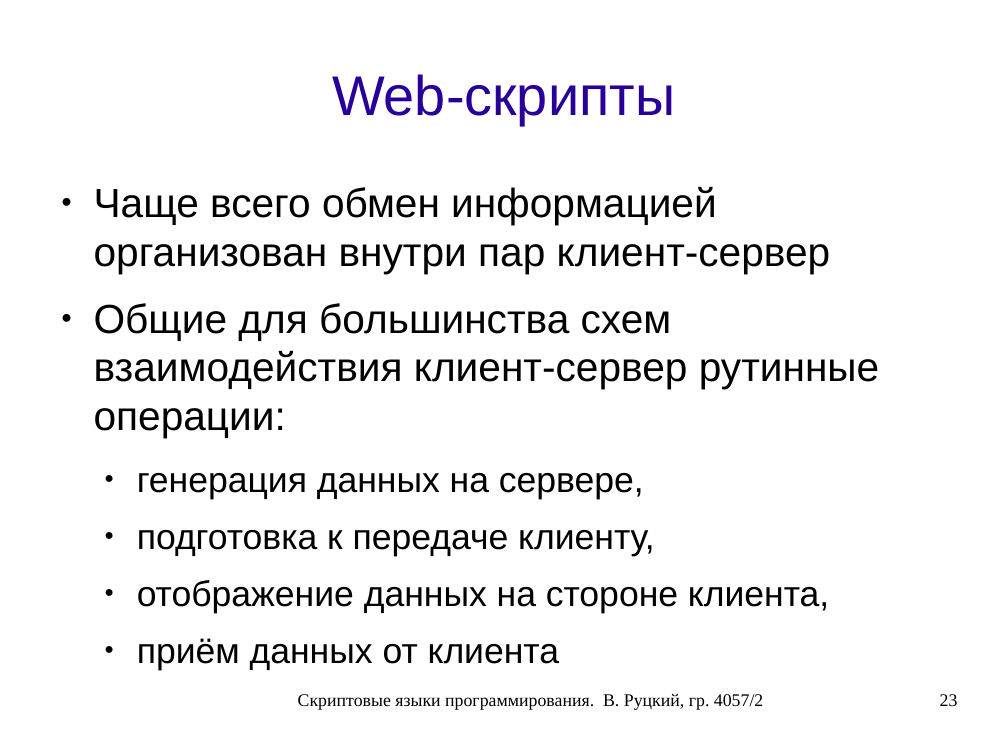
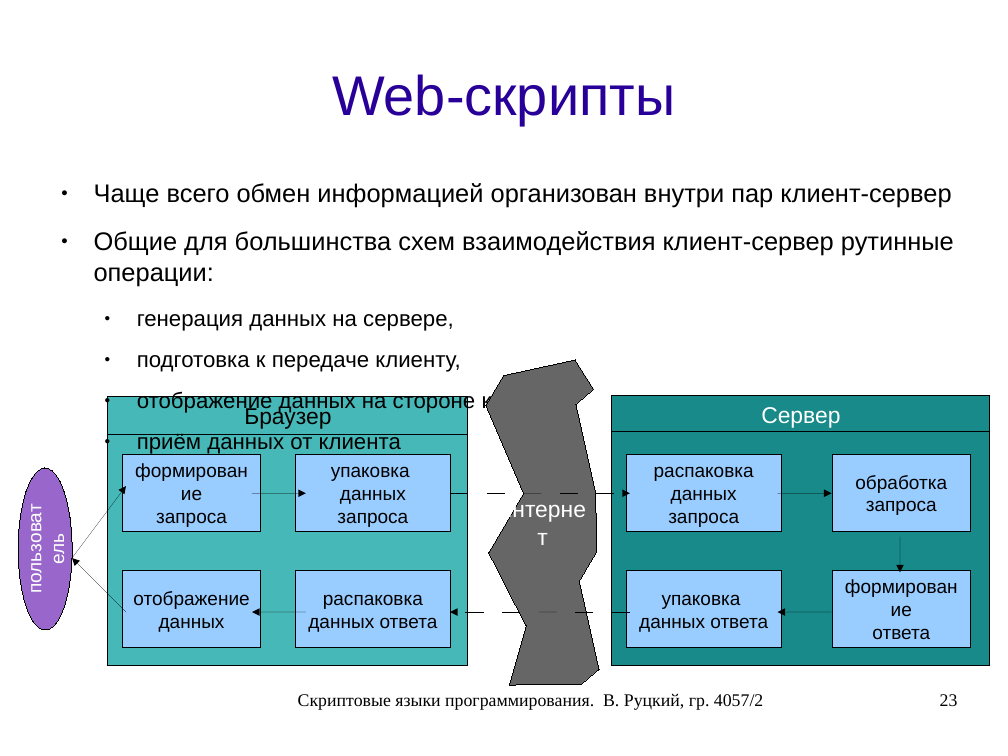
Before and after one commit to rutsky/semester07, a slide deck: slide 23 of Operation_systems/scripting_languages/40572_Rutsky_Scripting_languages.odp. Drawn at 1008x756 pixels with LibreOffice and Linux fonts; fonts in the diff are those of the drawing. Boxes give left, top, right and bottom in pixels: in the first picture for what was removed or moved away, otherwise in the second. Text is boxed around its words. In the diff, an @@ line names an element or a change of style, - is before the commit and + after.

```diff
--- a/Operation_systems/scripting_languages/40572_Rutsky_Scripting_languages.odp
+++ b/Operation_systems/scripting_languages/40572_Rutsky_Scripting_languages.odp
@@ text "Чаще всего обмен информацией организован ..." at bbox=[94, 183, 954, 455]: size 32 to 20 pt in "Чаще всего обмен информацией организован внутри пар ...", "Общие для большинства схем взаимодействия клиент-сервер рути ..."; size 28 to 17.5 pt in "генерация данных на сервере,", "подготовка к передаче клиенту,", "отображение данных на стороне клиента,", "приём данных от клиента" @@
@@ freeform shape added at bbox=[486, 360, 599, 686], fill #666666, outline #000000 0 pt, 18 pt, text #FFFFFF @@
+интернет
@@ rectangle added at bbox=[108, 396, 468, 434], fill #47B8B8, outline #000000 0 pt, 18 pt, text #000000 @@
+Браузер
@@ rectangle added at bbox=[612, 396, 990, 432], fill #198A8A, outline #000000 0 pt, 18 pt, text #FFFFFF @@
+Сервер
@@ rectangle added at bbox=[108, 432, 468, 666], fill #47B8B8, outline #000000 0 pt @@
@@ rectangle added at bbox=[612, 432, 990, 666], fill #198A8A, outline #000000 0 pt @@
@@ ellipse added at bbox=[18, 468, 72, 630], fill #9966CC, outline #000000 0 pt, 15 pt, text #FFFFFF @@
+пользователь
@@ rectangle added at bbox=[123, 455, 261, 532], fill #99CCFF, outline #000000 0 pt, 15 pt, text #000000 @@
+формирование
+запроса
@@ rectangle added at bbox=[295, 455, 451, 532], fill #99CCFF, outline #000000 0 pt, 15 pt, text #000000 @@
+упаковка
+данных запроса
@@ rectangle added at bbox=[627, 455, 781, 532], fill #99CCFF, outline #000000 0 pt, 15 pt, text #000000 @@
+распаковка
+данных запроса
@@ rectangle added at bbox=[833, 455, 970, 532], fill #99CCFF, outline #000000 0 pt, 15 pt, text #000000 @@
+обработка
+запроса
@@ arrow added from (72, 558) to (126, 486), #000000 0 pt @@
@@ arrow added from (252, 493) to (306, 493), #000000 0 pt @@
@@ arrow added from (450, 493) to (630, 493), #000000 0 pt @@
@@ arrow added from (777, 493) to (831, 493), #000000 0 pt @@
@@ arrow added from (900, 537) to (900, 573), #000000 0 pt @@
@@ arrow added from (126, 612) to (72, 558), #000000 0 pt @@
@@ rectangle added at bbox=[123, 571, 261, 649], fill #99CCFF, outline #000000 0 pt, 15 pt, text #000000 @@
+отображение
+данных
@@ rectangle added at bbox=[295, 571, 451, 649], fill #99CCFF, outline #000000 0 pt, 15 pt, text #000000 @@
+распаковка
+данных ответа
@@ rectangle added at bbox=[627, 571, 781, 649], fill #99CCFF, outline #000000 0 pt, 15 pt, text #000000 @@
+упаковка
+данных ответа
@@ rectangle added at bbox=[833, 571, 970, 649], fill #99CCFF, outline #000000 0 pt, 15 pt, text #000000 @@
+формирование
+ответа
@@ arrow added from (306, 612) to (252, 612), #000000 0 pt @@
@@ arrow added from (630, 612) to (450, 612), #000000 0 pt @@
@@ arrow added from (831, 612) to (777, 612), #000000 0 pt @@
```
Also in this commit, not shown: 2 other slides changed.
